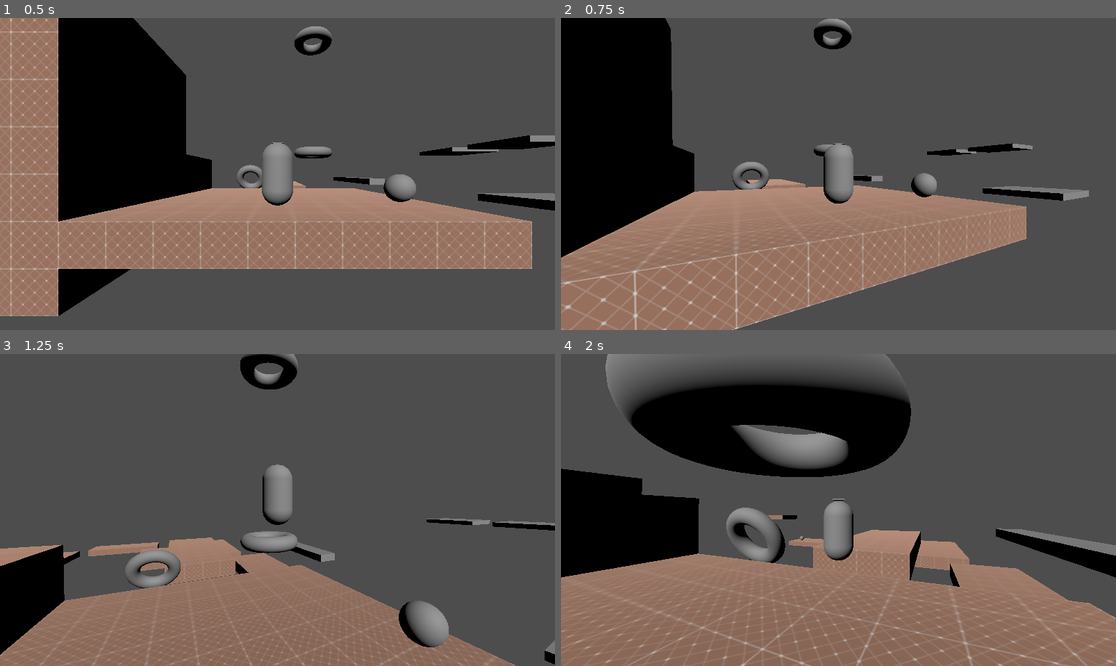
Above: before the commit, frames 1-4 (two rows, left to right).
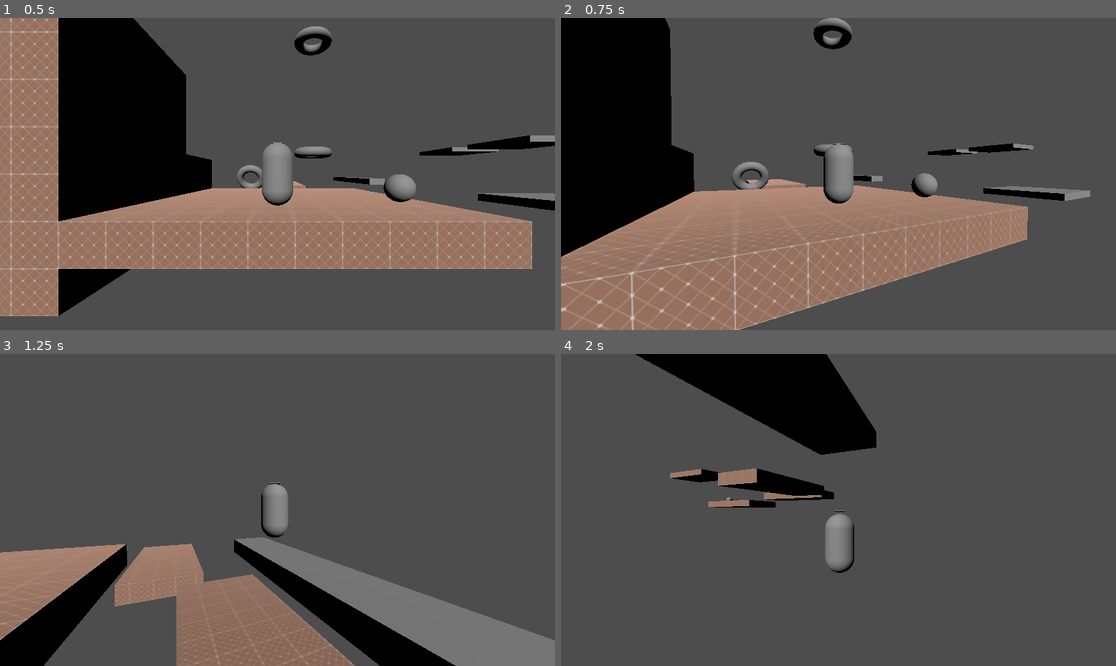
Above: after the commit, the same moments.

Repository: Nigel-Karunaratne/3DPlatformer_Godot4
Game: Godot game, scene res://level_scenes/test_level.tscn
Two runs of this game, one before a commit and one after it. Both use one fixed random seed, a clock stepped at 60 frames per second and the inputs below. The project has no main scene, so this scene is started directly.
Inputs (mouse positions are in pixels of both pictures, inside the frame that each line leads up to):
- Up to frame 1 (0.5 s): no input
- Up to frame 2 (0.75 s): tap Enter at 0.5 s; move the mouse to (866, 174) at 0.52 s; hold W (move_forward) from 0.53 s (still down); hold F from 0.53 s (still down)
- Up to frame 3 (1.25 s): keep holding W (move_forward); keep holding F; tap Space (jump) at 0.77, 0.8, 1.07 s
- Up to frame 4 (2 s): keep holding W (move_forward); move the mouse to (810, 510) at 1.27 s; release F at 1.28 s; tap Space (jump) at 1.35, 1.52, 1.82 s; tap F at 1.55 s

Frame 1 is identical in both runs. In frame 2, 2.0% of the frame differs, in the area x 0-96%, y 0-100%; in frame 3, 25%; in frame 4, 56%, in the area x 0-100%, y 0-100%.

Commit message:
Added Influence vel. ground decay and Debug Flying
influence velocity now decays quickly when on the ground and slightly slower when in the air. allows for the player to conserve a little speed if they jump after landing from a launcher.
debug flying allows for the player to fly quickly, making testing later parts of a level easier.

Diff:
--- a/scripts/player_move.gd
+++ b/scripts/player_move.gd
@@ -4,8 +4,10 @@
 # Object References
 @export var camera : Node3D
 
+var _fly = false##!!DEBUG
+
 # Movement Variables
-const ACCEL_SPEED = 2
+const ACCEL_SPEED = 2.1
 const MAX_SPEED = 9
 const GRAVITY = 30
 const JUMP_VELOCITY = 12
@@ -18,6 +20,8 @@
 
 var influence_velocity : Vector3 = Vector3.ZERO
 var influence_velocity_decay = 0.9675
+var influence_velocity_decay_grounded = 0.75
+var on_accel_pad = false
 
 # Input Processing variables
 var _move_axis = Vector3.ZERO
@@ -45,15 +49,29 @@
 	if camera != null:
 		_move_axis = _move_axis.rotated(Vector3.UP, camera.rotation.y).normalized();
 
+	##!!!! DEBUG
+	if Input.is_action_just_pressed("jump") and Input.is_key_pressed(KEY_F):
+		_fly = !_fly
+	if _fly:
+		velocity.x = _move_axis.x * ACCEL_SPEED * 20
+		velocity.y = ACCEL_SPEED * 20 * (1 if jump_pressed else 0)
+		velocity.z = _move_axis.z * ACCEL_SPEED * 20
+		move_and_slide()
+		return
+
 	if not is_on_floor():
 		velocity.y -= GRAVITY * delta
 	elif is_currently_jumping: # Landed back on ground
 		is_currently_jumping = false
-		influence_velocity = Vector3.ZERO
 
-	if jump_pressed && is_on_floor():
-		velocity.y = JUMP_VELOCITY
-		is_currently_jumping = true
+	if is_on_floor():
+		if jump_pressed:
+			velocity.y = JUMP_VELOCITY
+			is_currently_jumping = true
+		# if not on_accel_pad and influence_velocity != Vector3.ZERO:
+		# 	influence_velocity = Vector3.ZERO
+
+
 
 	if _move_axis.length_squared() > 0:
 		# Rotate the Player
@@ -69,10 +87,16 @@
 	velocity.x += _move_axis.x * ACCEL_SPEED
 	velocity.z += _move_axis.z * ACCEL_SPEED
 
+
 	velocity.x += influence_velocity.x
 	velocity.z += influence_velocity.z
-	# velocity += influence_velocity
-	influence_velocity *= influence_velocity_decay
+
+	if is_on_floor():
+		influence_velocity *= influence_velocity_decay_grounded
+	else:
+		influence_velocity *= influence_velocity_decay
+	if influence_velocity.length() < 0.001:
+		influence_velocity = Vector3.ZERO
 
 	velocity.x *= friction
 	velocity.z *= friction
